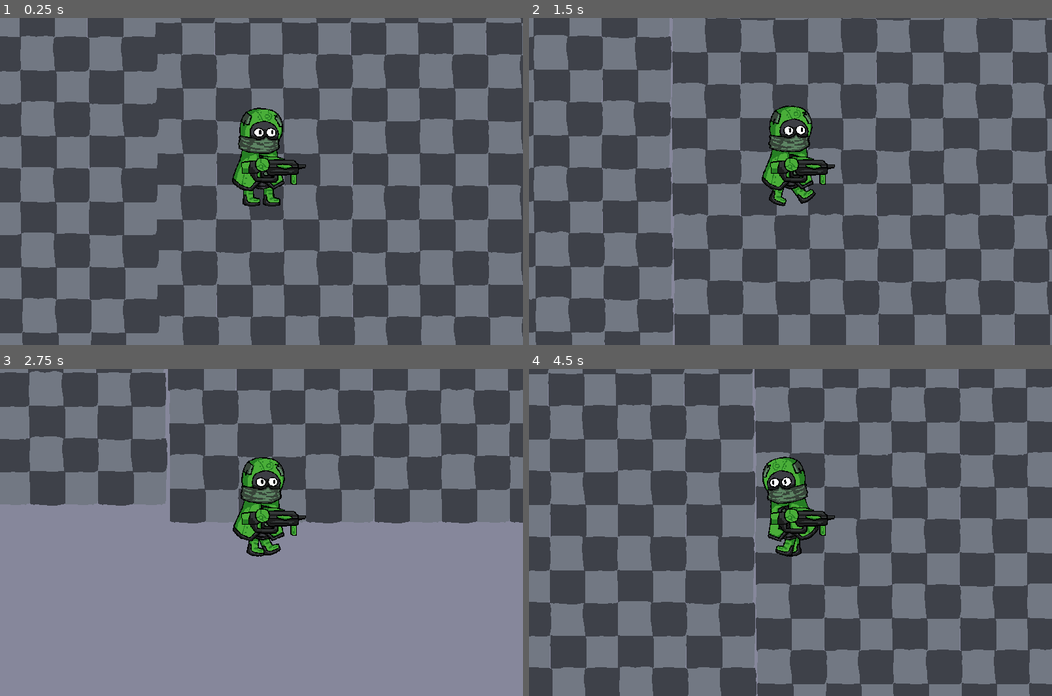
Above: before the commit, frames 1-4 (two rows, left to right).
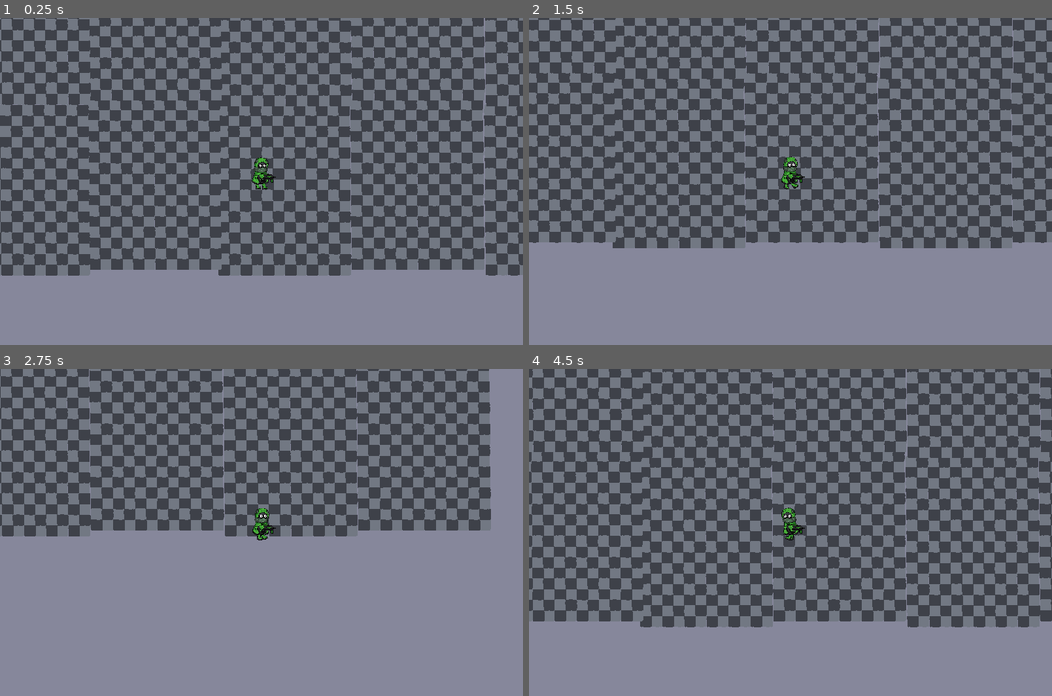
Above: after the commit, the same moments.

Repository: Hairic95/Godot-WebSocket-Multiplayer-Template
Game: Godot game, scene res://src/scenes/NetworkBattleScene.tscn
Two runs of this game, one before a commit and one after it. Both use one fixed random seed, a clock stepped at 60 frames per second and the inputs below. The project has no main scene, so this scene is started directly.
Inputs:
- Up to frame 1 (0.25 s): no input
- Up to frame 2 (1.5 s): hold D (move_right) 0.53-1.28 s; hold Shift (running) 0.53-1.28 s; hold S (move_down) from 1.28 s (still down); tap Shift (running) at 1.35 s
- Up to frame 3 (2.75 s): release S (move_down) at 2.03 s; hold D (move_right) from 2.03 s (still down); hold Shift (running) from 2.03 s (still down)
- Up to frame 4 (4.5 s): release D (move_right) at 2.78 s; release Shift (running) at 2.78 s; hold W (move_up) 2.78-3.53 s; tap Shift (running) at 2.85, 4.35 s; hold Shift (running) 3.53-4.28 s; hold A (move_left) from 3.53 s (still down)

The runs differ from the first frame. In frame 1, 51% of the frame differs, in the area x 0-100%, y 0-100%; in frame 2, 52%; in frame 3, 26%; in frame 4, 52%.

Commit message:
client retrieve lobby info, new start pos

Diff:
--- a/Client/src/autoloads/Constants.gd
+++ b/Client/src/autoloads/Constants.gd
@@ -21,6 +21,7 @@
 const Action_JoinLobby = "JoinLobby"
 const Action_LeaveLobby = "LeaveLobby"
 const Action_LobbyChanged = "LobbyChanged"
+const Action_GetUsersInLobby = "GetUsersInLobby"
 
 const Action_GameStarted = "GameStarted"
 
--- a/Client/src/autoloads/NetworkSocket.gd
+++ b/Client/src/autoloads/NetworkSocket.gd
@@ -5,6 +5,8 @@
 var web_socket_client : WebSocketClient
 
 var current_web_id = ""
+
+var lobby_data = null
 
 # Web socket signals
 signal web_socket_connected()
@@ -179,6 +181,8 @@
 			Constants.Action_LobbyChanged:
 				if json_message.payload.has("lobby"):
 					emit_signal("lobby_changed", json_message.payload.lobby)
+					lobby_data = json_message.payload.lobby
+					print(lobby_data)
 			Constants.Action_MessageToLobby:
 				if json_message.payload.has("type"):
 					match (json_message.payload.type):
@@ -193,3 +197,10 @@
 								emit_signal("shoot_bullet", json_message.payload)
 			Constants.Action_GameStarted:
 				emit_signal("game_started")
+
+func current_pos_in_lobby():
+	if lobby_data:
+		for i in lobby_data.players.size():
+			if lobby_data.players[i].id == current_web_id:
+				return i
+	return 2000
--- a/Client/src/scenes/NetworkBattleScene.gd
+++ b/Client/src/scenes/NetworkBattleScene.gd
@@ -5,7 +5,10 @@
 
 func _ready():
 	randomize()
-	$Entities/Player.global_position = Vector2(randi()%100 - 50, randi()%100 - 50)
+	var lobby_pos = NetworkSocket.current_pos_in_lobby()
+	if lobby_pos < 2:
+		var starting_position = $StartingPositions.get_child(lobby_pos)
+		$Entities/Player.global_position = starting_position.global_position
 
 	NetworkSocket.connect("web_socket_disconnected", self, "web_socket_disconnected")
 	NetworkSocket.connect("get_own_lobby", self, "get_own_lobby")
--- a/Client/src/scenes/NetworkBattleScene.tscn
+++ b/Client/src/scenes/NetworkBattleScene.tscn
@@ -64,7 +64,7 @@
 [node name="Camera2D" type="Camera2D" parent="Entities/Player"]
 position = Vector2( 0, -50 )
 current = true
-zoom = Vector2( 1.3, 1.3 )
+zoom = Vector2( 4, 4 )
 
 [node name="Bullets" type="YSort" parent="."]
 
@@ -76,3 +76,17 @@
 __meta__ = {
 "_edit_use_anchors_": false
 }
+
+[node name="StaticBody2D" type="StaticBody2D" parent="."]
+
+[node name="CollisionPolygon2D" type="CollisionPolygon2D" parent="StaticBody2D"]
+position = Vector2( 328, -566 )
+polygon = PoolVector2Array( -129, -1187, -440, -1068, -909, -797, -1554, -401, -1843, 193, -1809, 946, -1351, 1087, -949, 1195, 69, 1263, 1099, 1217, 1648, 991, 1976, 567, 1959, -118, 1597, -666, 861, -966, 460, -1074, -123, -1187, -140, -1362, 273, -1334, 929, -1221, 1806, -1068, 2061, -751, 2281, 1, 2355, 680, 2021, 1093, 1495, 1263, 1048, 1410, 335, 1427, -242, 1432, -1226, 1455, -1656, 1359, -2188, 1206, -2357, 493, -2205, -214, -1877, -700, -1447, -961, -632, -1260, -140, -1351 )
+
+[node name="StartingPositions" type="Node2D" parent="."]
+
+[node name="Player1Pos" type="Position2D" parent="StartingPositions"]
+position = Vector2( -1072, 24 )
+
+[node name="Player2Pos" type="Position2D" parent="StartingPositions"]
+position = Vector2( 1420, -884 )
Not shown: 2 places in Client/src/scenes/NetworkScene.tscn that only renumber resources
Not shown, changed: Client/run_multiple.ps1
